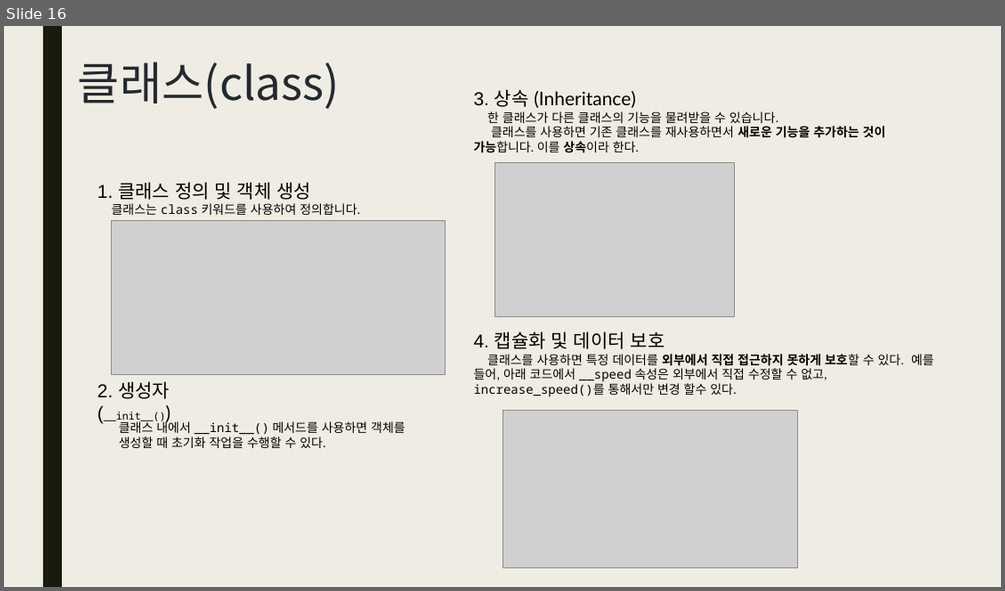
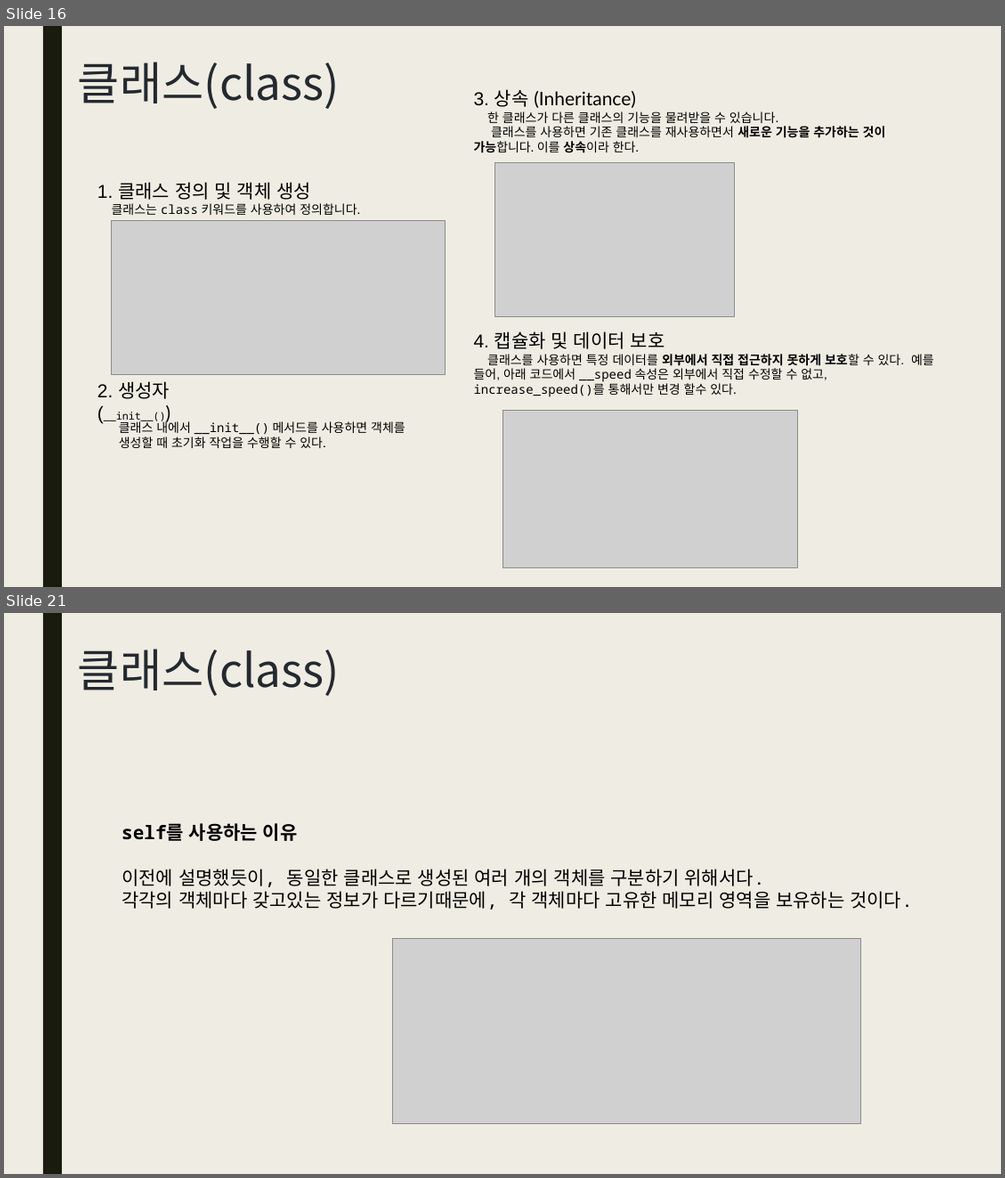
Before and after one commit to gomtings/JeoninHighSchool, a slide deck: 수업교제/2025/1학기/파이썬 기초06.pptx. Shown one above the other, each under a label of ours: slide 16 before the commit, slides 16 and 21 after it; the slides between them are not shown. The pictures are 1005x591 and 1005x1178 pixels, drawn with LibreOffice and Linux fonts; fonts in the diff are those of the drawing; grey boxes stand for pictures. Boxes give left, top, right and bottom in pixels: in the first picture for what was removed or moved away, otherwise in the second. Text is boxed around its words. In the diff, an @@ line names an element or a change of style, - is before the commit and + after.

```diff
--- a/수업교제/2025/1학기/파이썬 기초06.pptx
+++ b/수업교제/2025/1학기/파이썬 기초06.pptx
@@ slide 21 added at (4,613,1001,1174), background #EFEDE3; not listed: 1 template element that a slide beside it also shows @@
@@ title added at (78,649,340,696), 44 pt, text #24292F @@
+클래스(class)
@@ text added at (121,823,913,909), 18 pt, text #000000 @@
+self를 사용하는 이유
+이전에 설명했듯이, 동일한 클래스로 생성된 여러 개의 객체를 구분하기 위해서다.
+각각의 객체마다 갖고있는 정보가 다르기때문에, 각 객체마다 고유한 메모리 영역을 보유하는 것이다.
@@ picture added at (393,938,861,1124) @@
```
Also in this commit, not shown: 1 slide changed, 6 other slides added, 4 other files.
